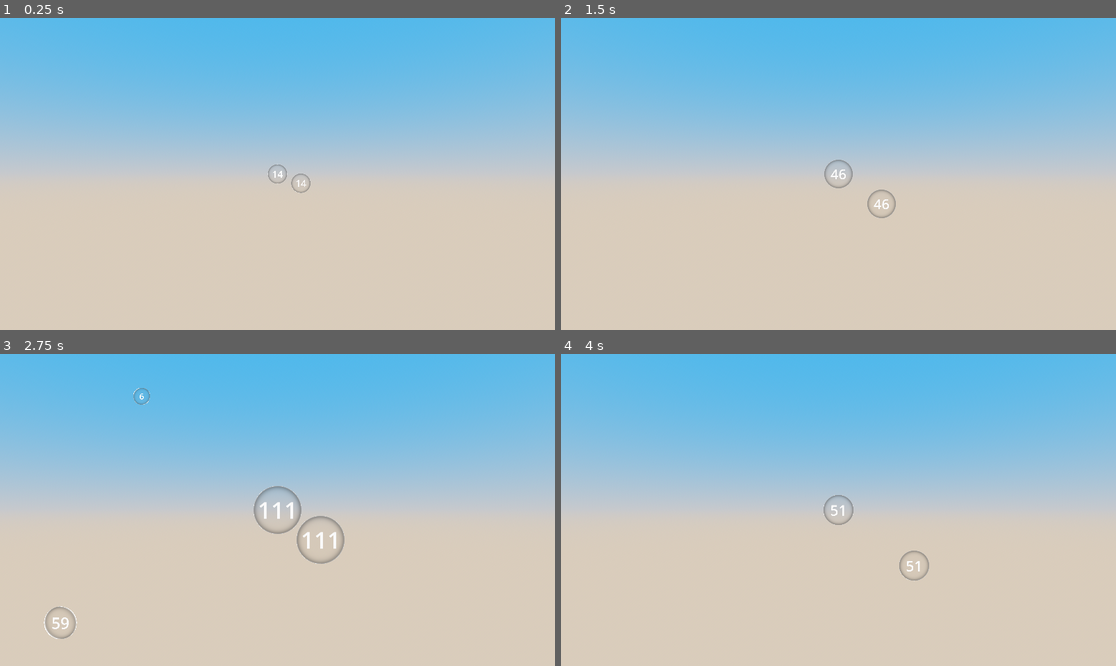
Above: before the commit, frames 1-4 (two rows, left to right).
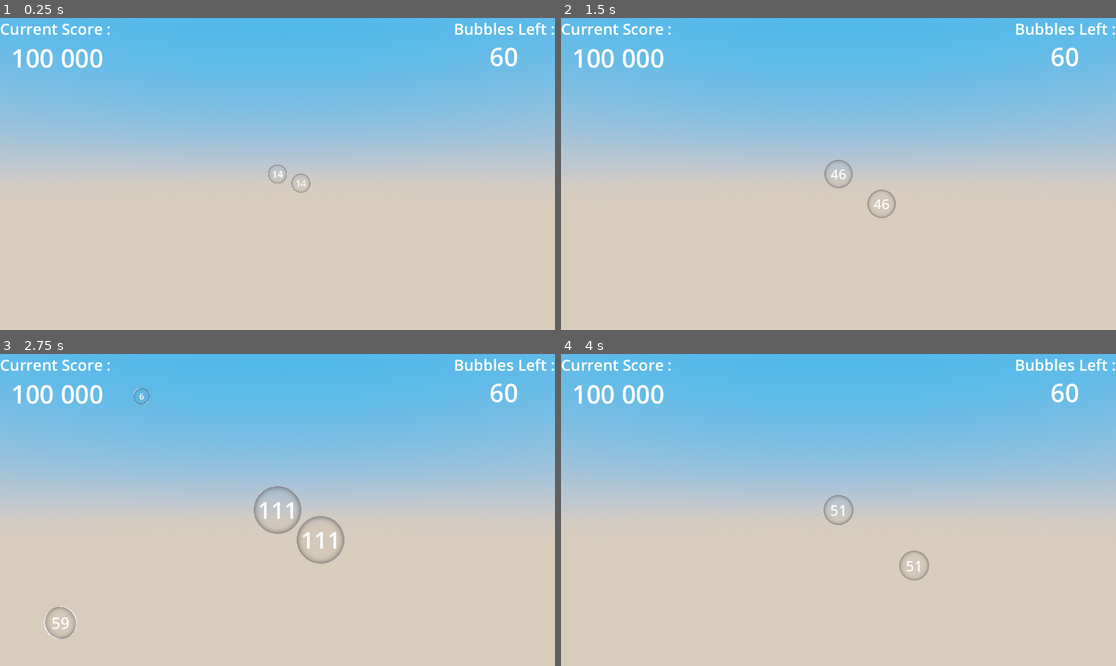
Above: after the commit, the same moments.

Repository: kominaaa/scorepopping
Game: Godot game, scene res://scenes/main.tscn
Same seed, same stepped clock (60 frames per second), same inputs: the game is played once before the commit and once after it.
Inputs (mouse positions are in pixels of both pictures, inside the frame that each line leads up to):
- Up to frame 1 (0.25 s): no input
- Up to frame 2 (1.5 s): move the mouse to (960, 158) at 0.52 s; click (960, 158) at 0.67 s; move the mouse to (727, 189) at 1.27 s; click (727, 189) at 1.42 s
- Up to frame 3 (2.75 s): move the mouse to (333, 441) at 2.02 s; click (333, 441) at 2.17 s
- Up to frame 4 (4 s): move the mouse to (810, 572) at 2.77 s; click (810, 572) at 2.92 s; tap Enter at 3.5 s; move the mouse to (1005, 556) at 3.52 s; click (1005, 556) at 3.67 s

The runs differ from the first frame. In frame 1, 1.2% of the frame differs, in the area x 0-100%, y 1-17%; in frame 2, 1.2%; in frame 3, 1.2%; in frame 4, 1.2%.

Commit message:
visual interface

Diff:
--- /dev/null
+++ b/materials/interface_label_settings.tres
@@ -0,0 +1,4 @@
+[gd_resource type="LabelSettings" format=3 uid="uid://ch0dgyft6pqrm"]
+
+[resource]
+font_size = 32
--- /dev/null
+++ b/scenes/game_interface.tscn
@@ -0,0 +1,78 @@
+[gd_scene load_steps=5 format=3 uid="uid://wejovet6gbnc"]
+
+[ext_resource type="LabelSettings" uid="uid://ch0dgyft6pqrm" path="res://materials/interface_label_settings.tres" id="1_fu1yt"]
+
+[sub_resource type="LabelSettings" id="LabelSettings_hsfxb"]
+font_size = 52
+
+[sub_resource type="LabelSettings" id="LabelSettings_yde63"]
+font_size = 52
+
+[sub_resource type="LabelSettings" id="LabelSettings_infcm"]
+font_size = 52
+
+[node name="GameInterface" type="Control"]
+layout_mode = 3
+anchors_preset = 15
+anchor_right = 1.0
+anchor_bottom = 1.0
+grow_horizontal = 2
+grow_vertical = 2
+
+[node name="ScoreLabel" type="Label" parent="."]
+layout_mode = 0
+offset_right = 40.0
+offset_bottom = 23.0
+text = "Current Score : "
+label_settings = ExtResource("1_fu1yt")
+
+[node name="ScoreValueLabel" type="Label" parent="ScoreLabel"]
+layout_mode = 0
+offset_top = 47.0
+offset_right = 238.0
+offset_bottom = 92.0
+text = "100 000"
+label_settings = SubResource("LabelSettings_hsfxb")
+horizontal_alignment = 1
+
+[node name="BubblesLeftLabel" type="Label" parent="."]
+layout_mode = 1
+anchors_preset = 1
+anchor_left = 1.0
+anchor_right = 1.0
+offset_left = -40.0
+offset_bottom = 23.0
+grow_horizontal = 0
+text = "Bubbles Left :"
+label_settings = ExtResource("1_fu1yt")
+
+[node name="BubblesLeftValueLabel" type="Label" parent="BubblesLeftLabel"]
+layout_mode = 1
+anchors_preset = 1
+anchor_left = 1.0
+anchor_right = 1.0
+offset_left = -211.0
+offset_top = 44.0
+offset_right = -1.0
+offset_bottom = 89.0
+grow_horizontal = 0
+text = "60"
+label_settings = SubResource("LabelSettings_yde63")
+horizontal_alignment = 1
+
+[node name="GameOverLabel" type="Label" parent="."]
+visible = false
+layout_mode = 1
+anchors_preset = 8
+anchor_left = 0.5
+anchor_top = 0.5
+anchor_right = 0.5
+anchor_bottom = 0.5
+offset_left = -359.5
+offset_top = -36.0
+offset_right = 359.5
+offset_bottom = 36.0
+grow_horizontal = 2
+grow_vertical = 2
+text = "Game Over ! Click to restart !"
+label_settings = SubResource("LabelSettings_infcm")
--- a/scenes/main.tscn
+++ b/scenes/main.tscn
@@ -1,8 +1,9 @@
-[gd_scene load_steps=7 format=3 uid="uid://f3j6pq47rjkq"]
+[gd_scene load_steps=8 format=3 uid="uid://f3j6pq47rjkq"]
 
 [ext_resource type="Script" path="res://scripts/main.gd" id="1_mnu6u"]
 [ext_resource type="PackedScene" uid="uid://ber4mr242hy4d" path="res://scenes/bubble_01.tscn" id="1_nwdim"]
 [ext_resource type="Script" path="res://scripts/bubble_spawner.gd" id="2_fwp22"]
+[ext_resource type="PackedScene" uid="uid://wejovet6gbnc" path="res://scenes/game_interface.tscn" id="4_yko0o"]
 
 [sub_resource type="ProceduralSkyMaterial" id="ProceduralSkyMaterial_nsgbv"]
 sky_top_color = Color(0.21053, 0.577765, 0.863089, 1)
@@ -23,9 +24,16 @@
 camera = NodePath("Camera3D")
 bubble_scene = ExtResource("1_nwdim")
 
+[node name="CanvasLayer" type="CanvasLayer" parent="."]
+
+[node name="GameInterface" parent="CanvasLayer" instance=ExtResource("4_yko0o")]
+mouse_filter = 2
+
 [node name="BubbleSpawner" type="Node3D" parent="."]
 script = ExtResource("2_fwp22")
 bubble_scene = ExtResource("1_nwdim")
+
+[node name="ScoreManager" type="Node3D" parent="."]
 
 [node name="WorldEnvironment" type="WorldEnvironment" parent="."]
 environment = SubResource("Environment_jyda7")
--- a/scripts/pop_particles.gd
+++ b/scripts/pop_particles.gd
@@ -9,7 +9,7 @@
 	# Calculer les valeurs interpolées
 	var shape_scale = lerp(0.01, 0.5, progress)  # Taille des axes des particules
 	var particle_amount = int(lerp(50, 500, progress))  # Nombre de particules
-	var pitch_scale = lerp(2.0, 0.5, progress)  # Pitch du son
+	var pitch_scale = lerp(2.0, 0.8, progress)  # Pitch du son
 	print("Progress:", progress)
 
 	# Ajuster les particules
@@ -17,7 +17,6 @@
 		particles.amount = particle_amount
 		print("Particle amount set to:", particle_amount)
 
-		# Vérifier si le matériau est un ParticleProcessMaterial
 		if particles.process_material is ParticleProcessMaterial:
 			var material = particles.process_material as ParticleProcessMaterial
 			material.emission_shape_scale = Vector3(shape_scale, shape_scale, shape_scale)
@@ -39,25 +38,25 @@
 
 func _on_progress_updated(progress: float) -> void:
 	print("Progress updated signal received:", progress)
-	# Ajoutez ici des comportements supplémentaires si nécessaire
 
-func _ready():
-	# Connecter le signal interne si tu en as besoin
+func _ready() -> void:
+	# Connecter le signal interne si besoin
 	self.progress_updated.connect(Callable(self, "_on_progress_updated"))
 
-	# Démarrer les particules
+	# Démarrer les particules si nécessaire
 	if particles and not particles.emitting:
 		particles.emitting = true
 
-	# Jouer le son de pop
+	# --- Volume aléatoire entre -20 et -10 dB ---
 	if pop_sound:
+		pop_sound.volume_db = randf_range(-20.0, -10.0)
 		pop_sound.play()
 
-	# Créer un Timer pour supprimer ce Node après la durée de vie des particules
+	# Créer un Timer pour supprimer ce Node quand la durée de vie est atteinte
 	if particles:
 		var timer = Timer.new()
 		timer.one_shot = true
-		timer.wait_time = particles.lifetime  # Durée de vie définie dans l'éditeur
+		timer.wait_time = particles.lifetime  # Durée de vie paramétrée
 		timer.timeout.connect(queue_free)
 		add_child(timer)
 		timer.start()
